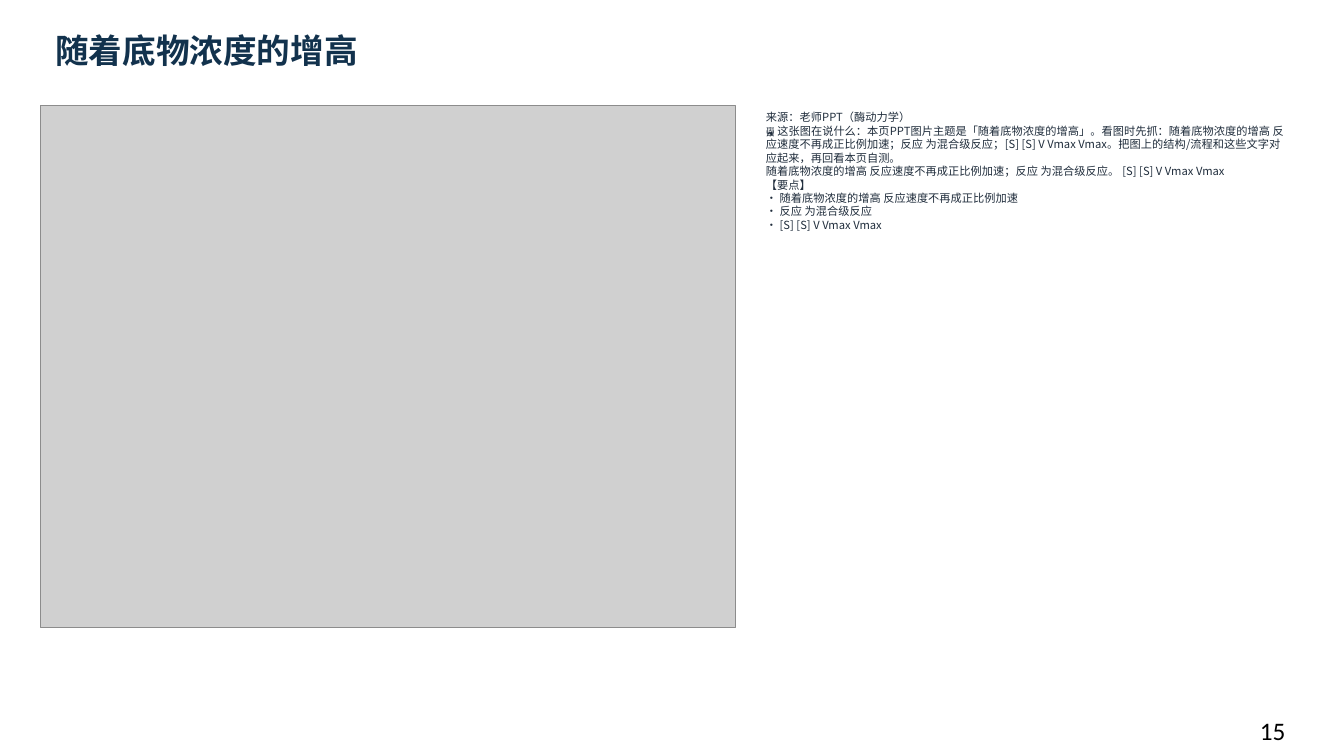
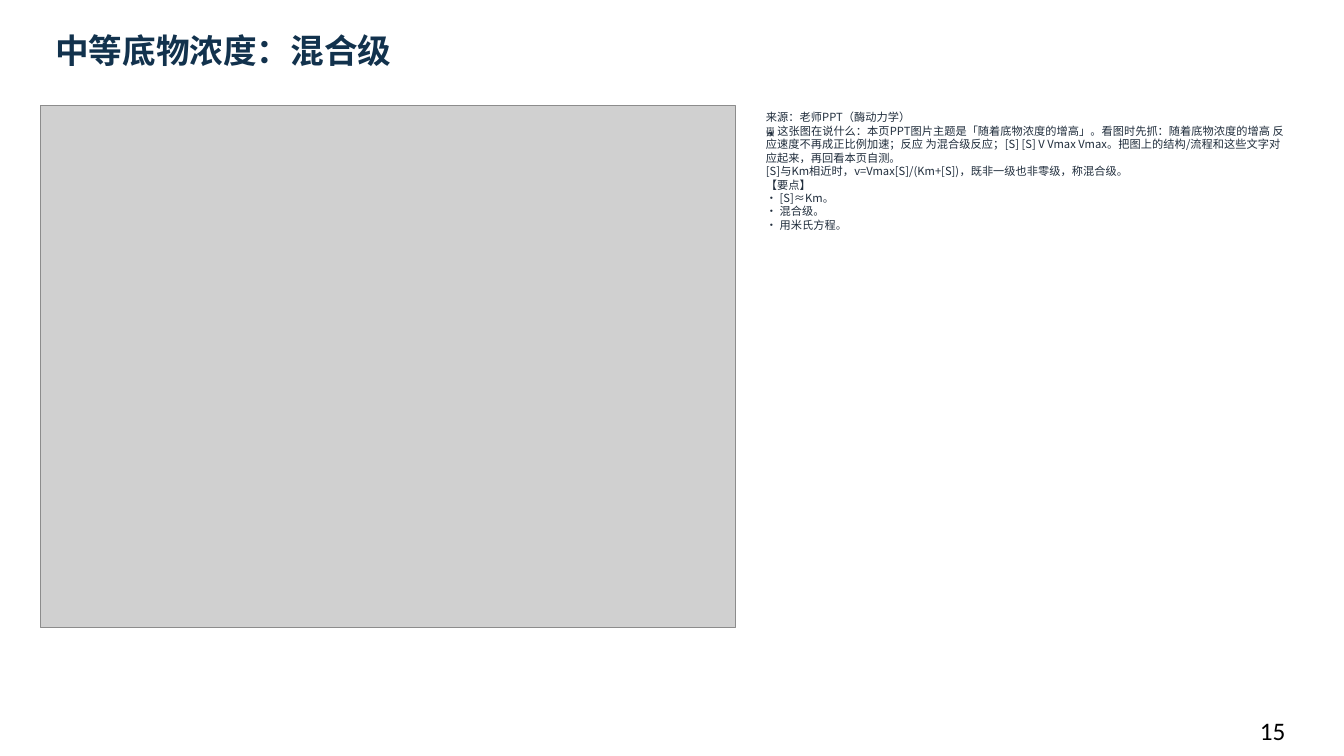
Before and after one commit to newkan-li/Biochemistry, a slide deck: slide 15 of downloads/bc07-ai-style.pptx. Drawn at 1344x756 pixels with LibreOffice and Linux fonts; fonts in the diff are those of the drawing; grey boxes stand for pictures. Boxes give left, top, right and bottom in pixels: in the first picture for what was removed or moved away, otherwise in the second. Text is boxed around its words. In the diff, an @@ line names an element or a change of style, - is before the commit and + after.

```diff
--- a/downloads/bc07-ai-style.pptx
+++ b/downloads/bc07-ai-style.pptx
@@ text at <box>55,34,391,66</box>: text changed @@
-随着底物浓度的增高
+中等底物浓度：混合级
@@ text at <box>766,111,1284,230</box>: text changed @@
-来源：老师PPT（酶动力学）
-🖼 这张图在说什么：本页PPT图片主题是「随着底物浓度的增高」。看图时先抓：随着底物浓度的增高 反应速度不再成正比例加速；反应 为混合级反应；[S] [S] V Vmax Vmax。把图上的结构/流程和这些文字对应起来，再回看本页自测。
-随着底物浓度的增高 反应速度不再成正比例加速；反应 为混合级反应。 [S] [S] V Vmax Vmax
-【要点】
-• 随着底物浓度的增高 反应速度不再成正比例加速
-• 反应 为混合级反应
-• [S] [S] V Vmax Vmax
+来源：老师PPT（酶动力学）
+🖼 这张图在说什么：本页PPT图片主题是「随着底物浓度的增高」。看图时先抓：随着底物浓度的增高 反应速度不再成正比例加速；反应 为混合级反应；[S] [S] V Vmax Vmax。把图上的结构/流程和这些文字对应起来，再回看本页自测。
+[S]与Km相近时，v=Vmax[S]/(Km+[S])，既非一级也非零级，称混合级。
+【要点】
+• [S]≈Km。
+• 混合级。
+• 用米氏方程。
```
Also in this commit, not shown: 44 other slides changed, 5 other files.
